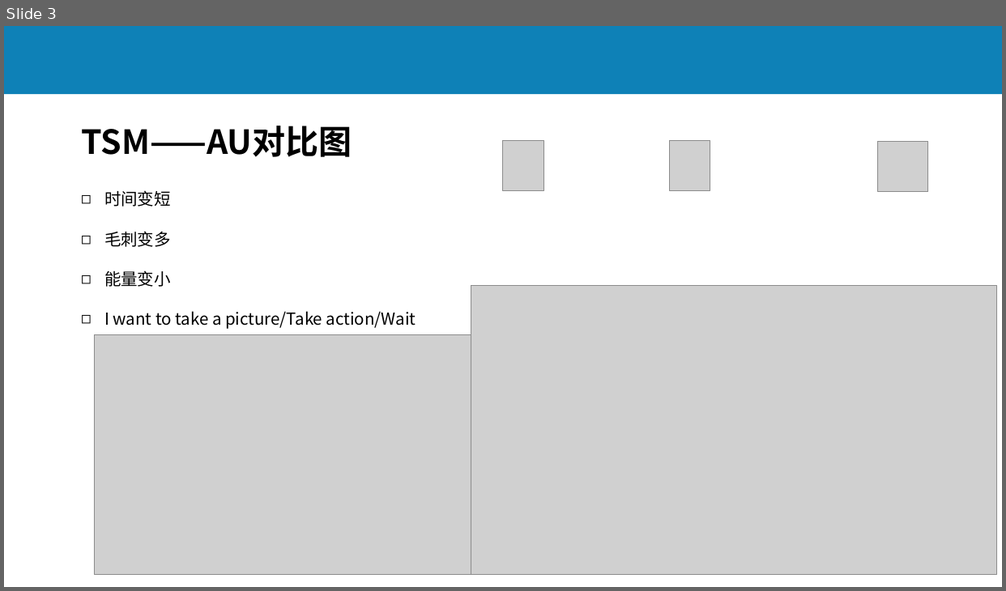
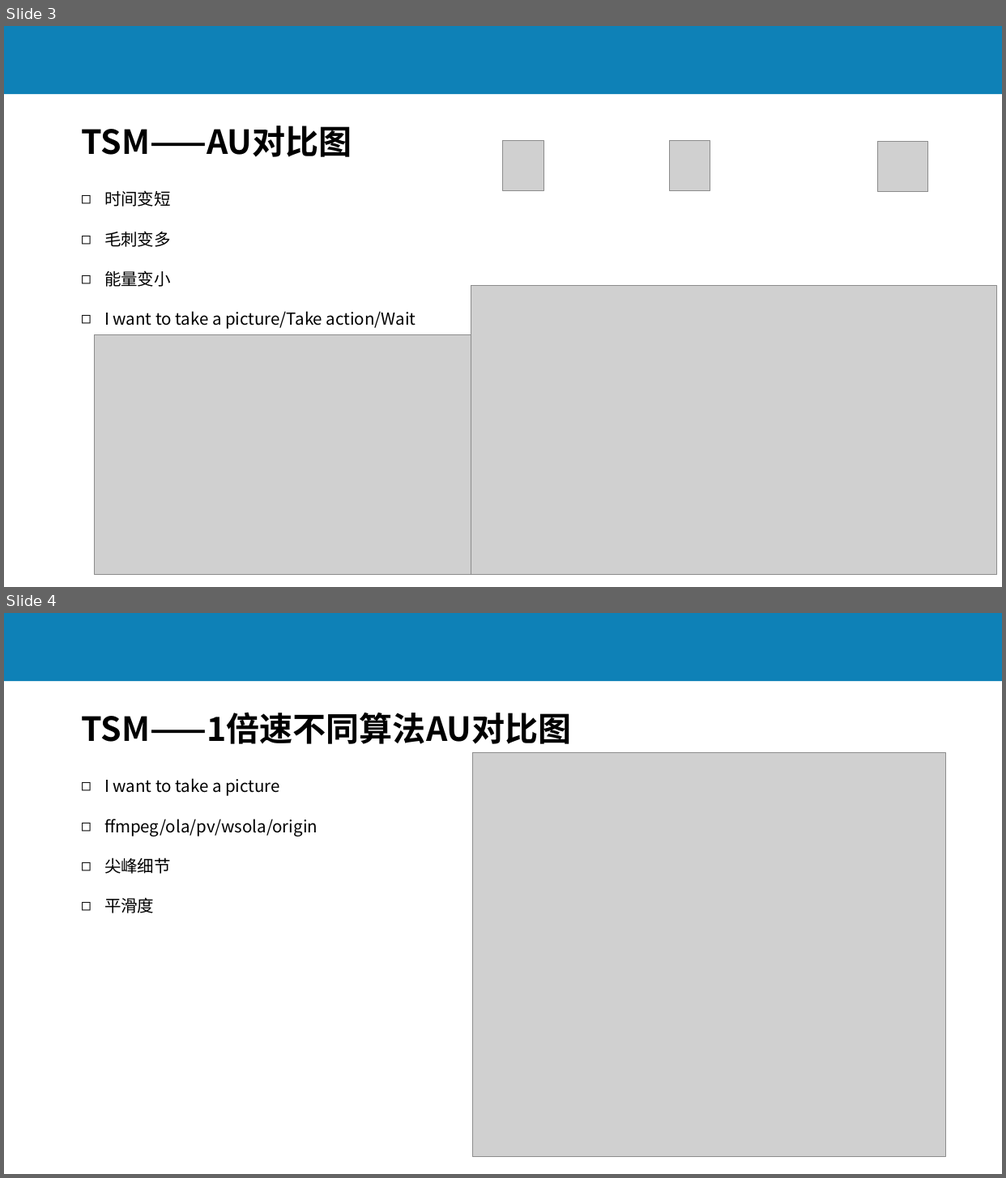
Before and after one commit to lchmoxing/audio_tsm_test, a slide deck: documents/基于音频预处理过程的语音识别系统攻击5.6_brief.pptx. Shown one above the other, each under a label of ours: slide 3 before the commit, slides 3 and 4 after it. The pictures are 1006x591 and 1006x1178 pixels, drawn with LibreOffice and Linux fonts; fonts in the diff are those of the drawing; grey boxes stand for pictures; background and template pictures are left out. Boxes give left, top, right and bottom in pixels: in the first picture for what was removed or moved away, otherwise in the second. Text is boxed around its words. In the diff, an @@ line names an element or a change of style, - is before the commit and + after.

```diff
--- a/documents/基于音频预处理过程的语音识别系统攻击5.6_brief.pptx
+++ b/documents/基于音频预处理过程的语音识别系统攻击5.6_brief.pptx
@@ slide 4 added at [4, 613, 1002, 1174], background #FFFFFF; not listed: 2 template elements that a slide beside it also shows @@
@@ text added at [81, 712, 572, 744], 32 pt, text #000000, bold @@
+TSM——1倍速不同算法AU对比图
@@ picture added at [473, 753, 946, 1157] @@
@@ text added at [104, 778, 317, 914], 16 pt, text #000000 @@
+◻ I want to take a picture
+◻ ffmpeg/ola/pv/wsola/origin
+◻ 尖峰细节
+◻ 平滑度
```
Also in this commit, not shown: 7 other slides added, 25 other files.
